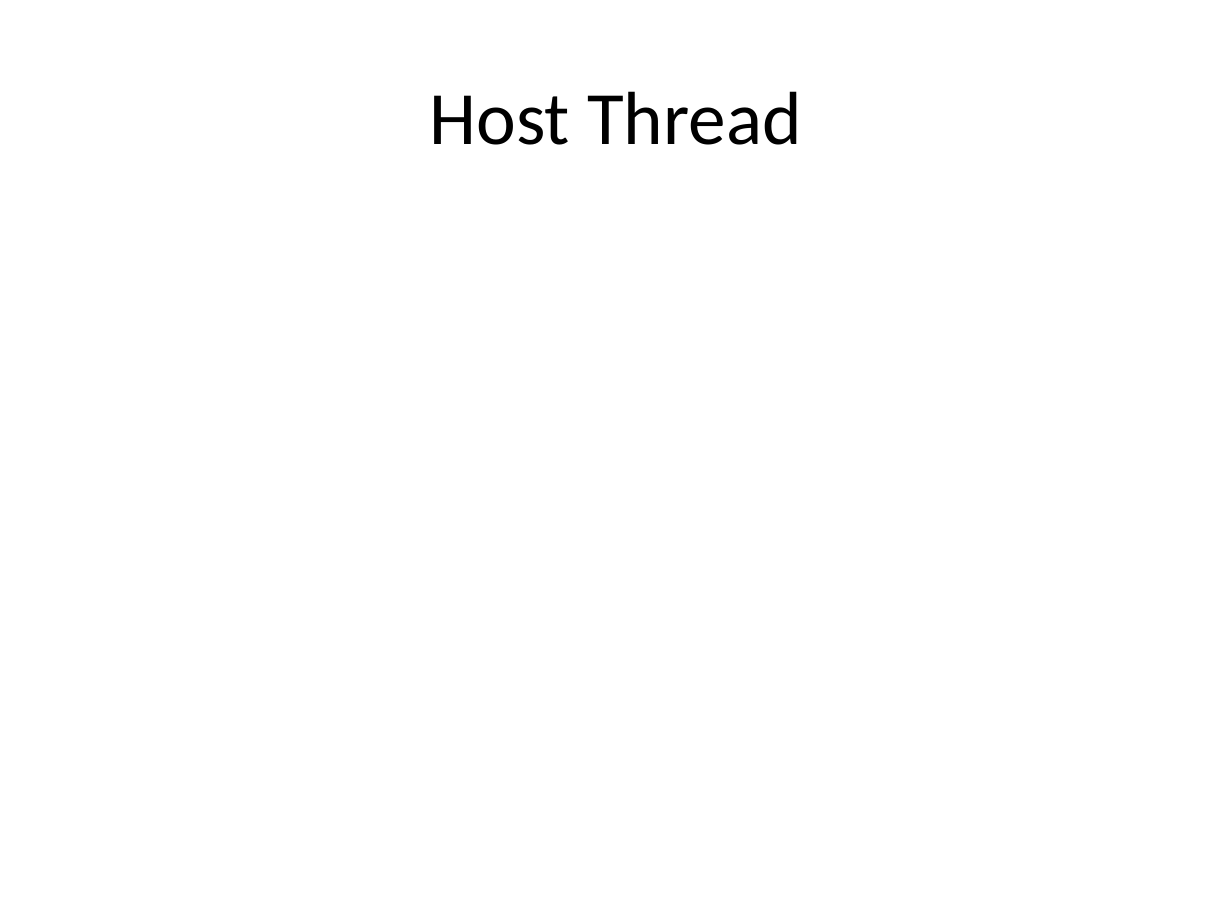
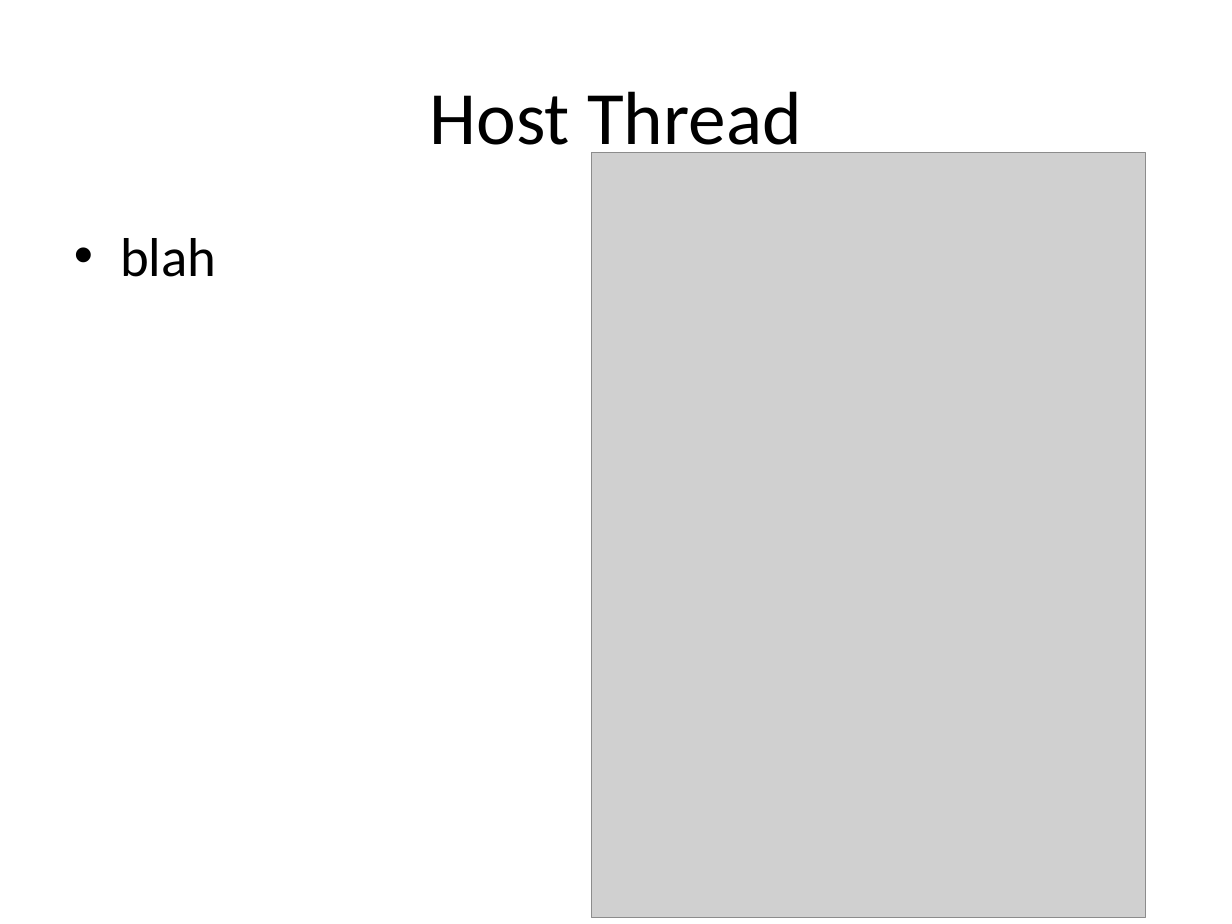
Before and after one commit to sellitforcache/cuda_tut, a slide deck: slide 8 of cuda_tut.pptx. Drawn at 1232x924 pixels with LibreOffice and Linux fonts; fonts in the diff are those of the drawing; grey boxes stand for pictures. Boxes give left, top, right and bottom in pixels: in the first picture for what was removed or moved away, otherwise in the second. Text is boxed around its words. In the diff, an @@ line names an element or a change of style, - is before the commit and + after.

```diff
--- a/cuda_tut.pptx
+++ b/cuda_tut.pptx
@@ picture added at <box>591,153,1146,918</box> @@
@@ text added at <box>120,238,216,277</box>, 32 pt, text #000000 @@
+• blah
```
Also in this commit, not shown: 5 other slides changed, 3 slides added, 1 slide removed.
